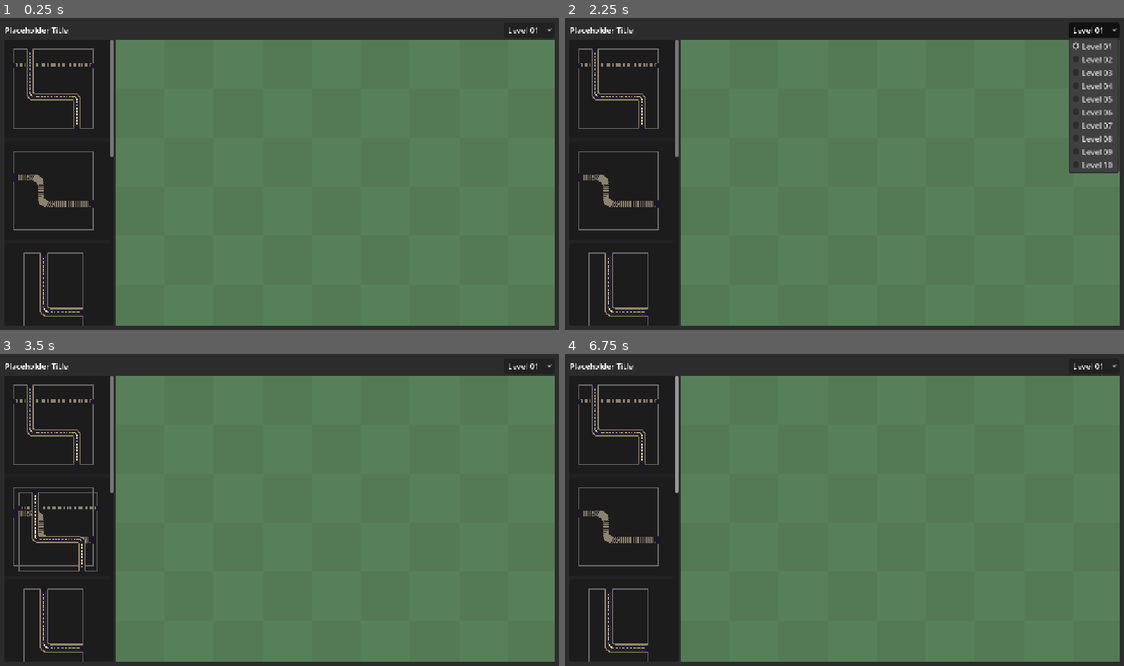
Above: before the commit, frames 1-4 (two rows, left to right).
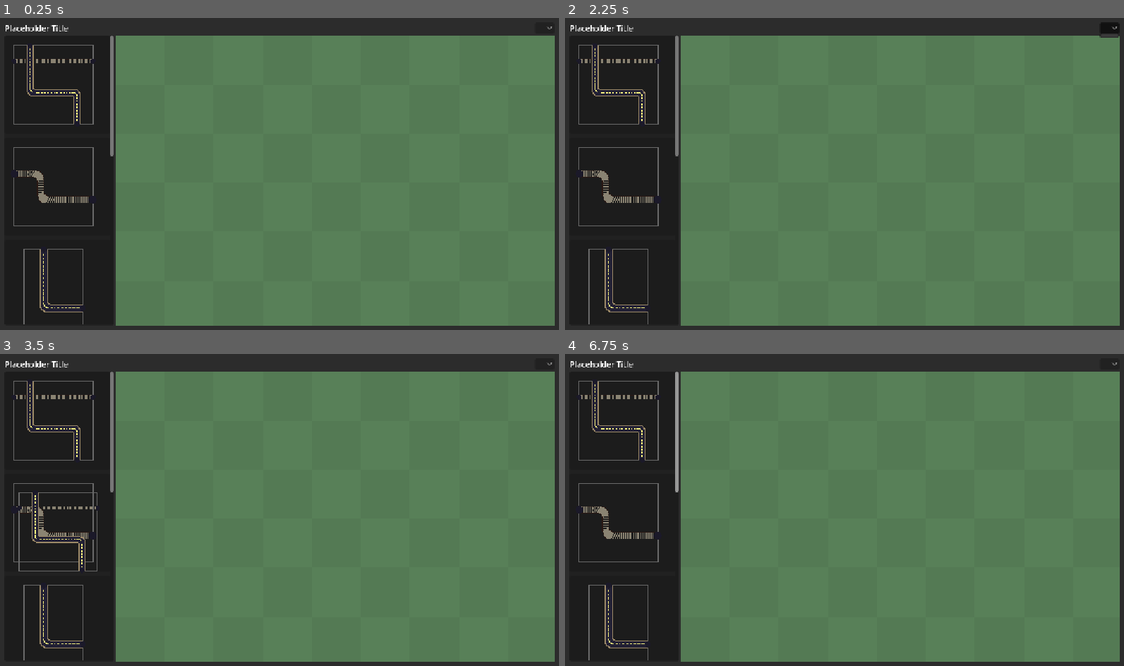
Above: after the commit, the same moments.

Repository: WishingWillow/photoshop-game
Game: Godot game, scene res://UI/ui.tscn
Same seed, same stepped clock (60 frames per second), same inputs: the game is played once before the commit and once after it.
Inputs (mouse positions are in pixels of both pictures, inside the frame that each line leads up to; where the layout moved, square brackets give the same spot in the first picture):
- Up to frame 1 (0.25 s): no input
- Up to frame 2 (2.25 s): click (1107, 27) [1096, 30] at 0.5 s; click (1107, 27) [1096, 30] at 1.25 s; click (1107, 27) [1096, 30] at 2 s
- Up to frame 3 (3.5 s): tap Enter at 2.75 s; drag from (16, 385) to (16, 488) at 2.77 s
- Up to frame 4 (6.75 s): tap Space at 3.5, 5, 6.5 s; drag from (581, 488) to (581, 385) at 3.52 s; tap Enter at 4.25, 5.75 s; move the mouse to (587, 588) at 4.27 s; hold Middle mouse button (camera_drag_mod) 4.28-5 s; click (587, 588) at 4.42 s; drag from (816, 572) to (581, 488) at 5.02 s; move the mouse to (1012, 556) at 5.77 s; hold Middle mouse button (camera_drag_mod) 5.78-6.5 s; click (1012, 556) at 5.92 s; drag from (676, 463) to (760, 432) at 6.52 s

The runs differ from the first frame. In frame 1, 2.4% of the frame differs, in the area x 1-100%, y 2-99%; in frame 2, 6.4%, in the area x 1-100%, y 1-99%; in frame 3, 2.2%; in frame 4, 2.4%.

Commit message:
removing game ui script

Diff:
--- a/UI/UI Scripts/game_ui.gd
+++ /dev/null
@@ -1,17 +0,0 @@
-extends Control
-
-var current_level := 1
-
-@onready var level_menu := $MarginContainer/VBoxContainer/TopBarContainer/LevelMenu
-@onready var layer_list := $MarginContainer/VBoxContainer/HBoxContainer/LayerBar/ScrollContainer/LayerList
-
-# Called when the node enters the scene tree for the first time.
-func _ready() -> void:
-	populate_level_menu()
-
-func populate_level_menu():
-	level_menu.clear()
-
-	#change to array of existing levels at some point
-	for i in range(1,11):
-		level_menu.add_item("Level %02d" % i, i-1)
--- a/UI/ui.tscn
+++ b/UI/ui.tscn
@@ -1,6 +1,5 @@
 [gd_scene format=3 uid="uid://ciu5q2n43mg0o"]
 
-[ext_resource type="Script" uid="uid://byg5iul8343db" path="res://UI/UI Scripts/game_ui.gd" id="1_2fwl4"]
 [ext_resource type="Script" uid="uid://8tqddc3nw5e5" path="res://UI/UI Scripts/playspace_container.gd" id="4_3sbvi"]
 [ext_resource type="PackedScene" uid="uid://cke8jgko6uqrn" path="res://playspace.tscn" id="4_hat8c"]
 [ext_resource type="Script" uid="uid://f7chq1kajgdl" path="res://UI/UI Scripts/layer_list.gd" id="8_cbfhl"]
@@ -14,7 +13,6 @@
 grow_horizontal = 2
 grow_vertical = 2
 mouse_filter = 1
-script = ExtResource("1_2fwl4")
 
 [node name="Background" type="ColorRect" parent="." unique_id=1185345327]
 z_index = -4096
Not shown, removed: UI/UI Scripts/game_ui.gd.uid
